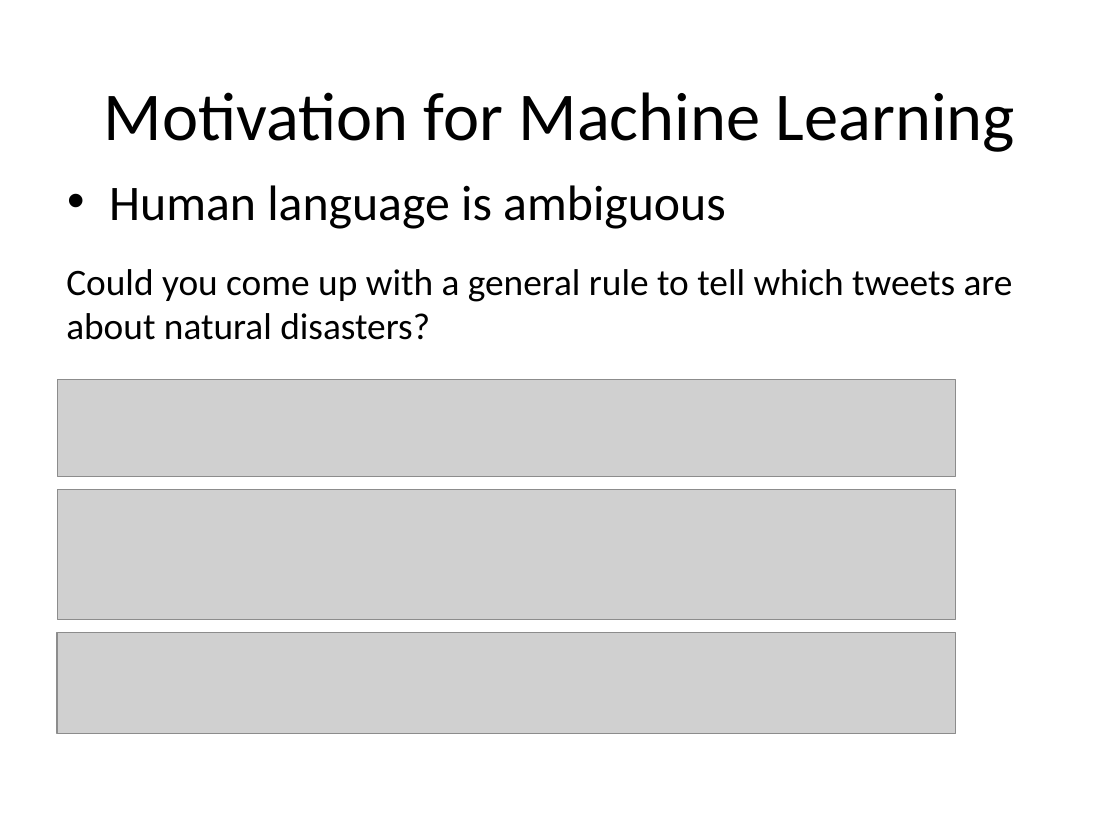
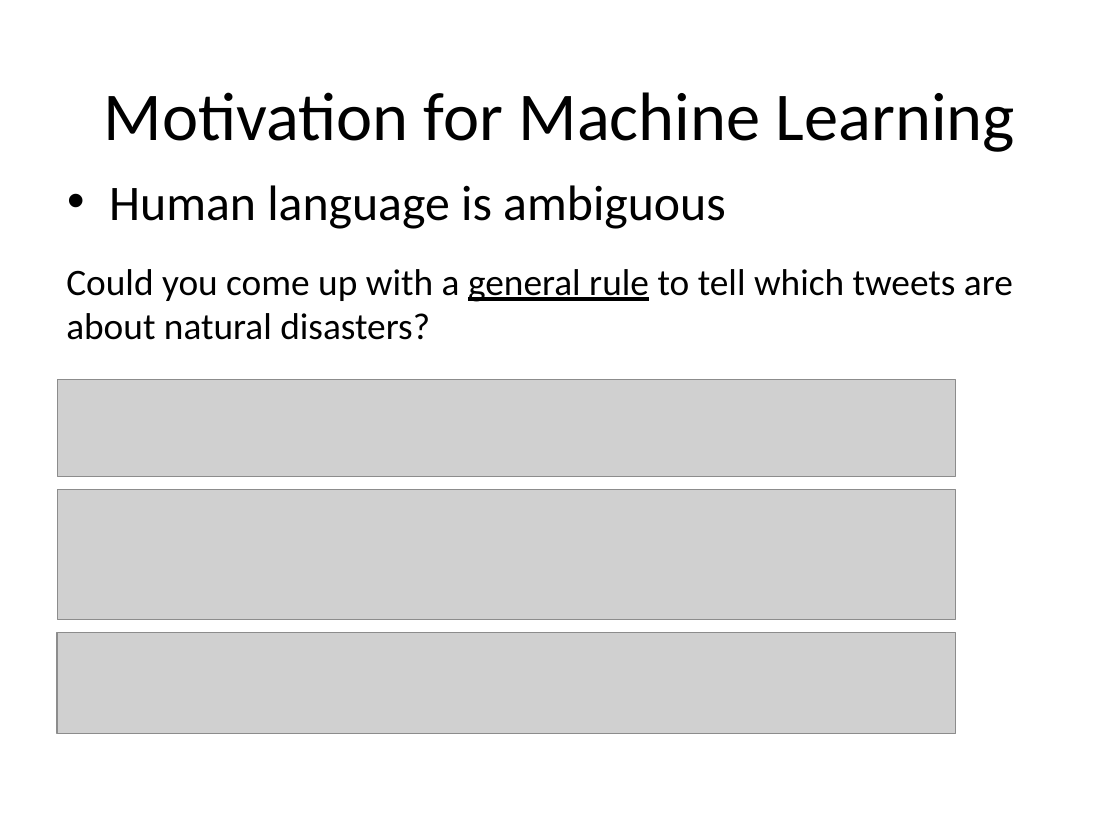
Before and after one commit to Oleksandra28/grad_forum, a slide deck: slide 12 of grad-presentation-sopova 2.pptx (slide 10 before the commit). Drawn at 1120x840 pixels with LibreOffice and Linux fonts; fonts in the diff are those of the drawing; grey boxes stand for pictures; background and template pictures are left out. Boxes give left, top, right and bottom in pixels: in the first picture for what was removed or moved away, otherwise in the second. Text is boxed around its words. In the diff, an @@ line names an element or a change of style, - is before the commit and + after.

```diff
--- a/grad-presentation-sopova 2.pptx
+++ b/grad-presentation-sopova 2.pptx
@@ text "Could you come up with ..." at [66, 269, 1013, 340]: underline on in "general rule" @@
```
Also in this commit, not shown: 5 other slides changed, 7 slides added, 2 slides removed, 3 other files.
